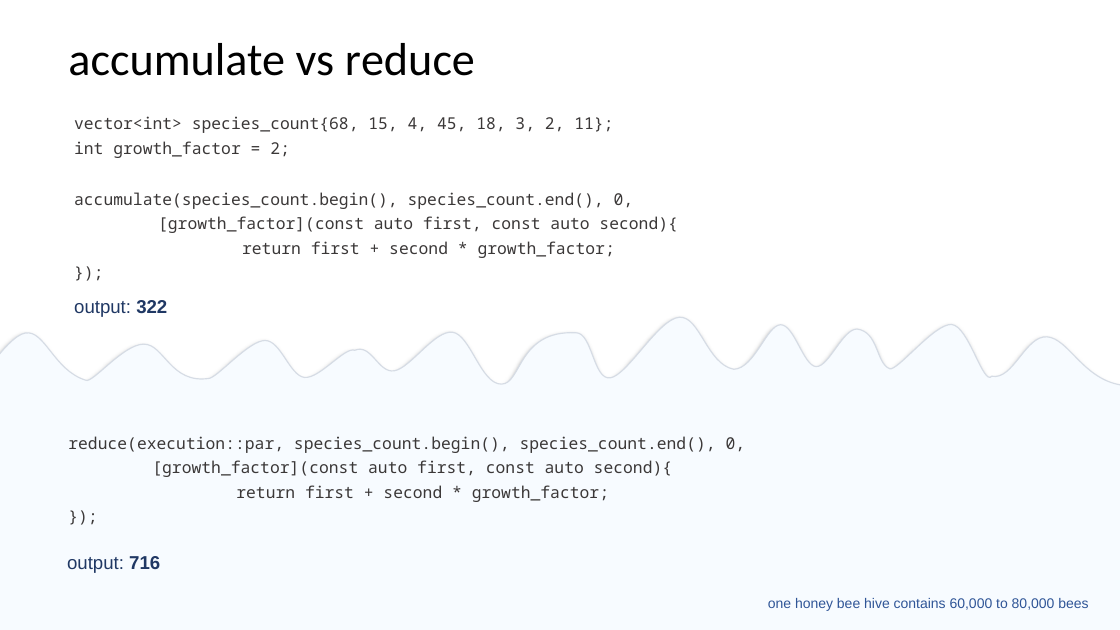
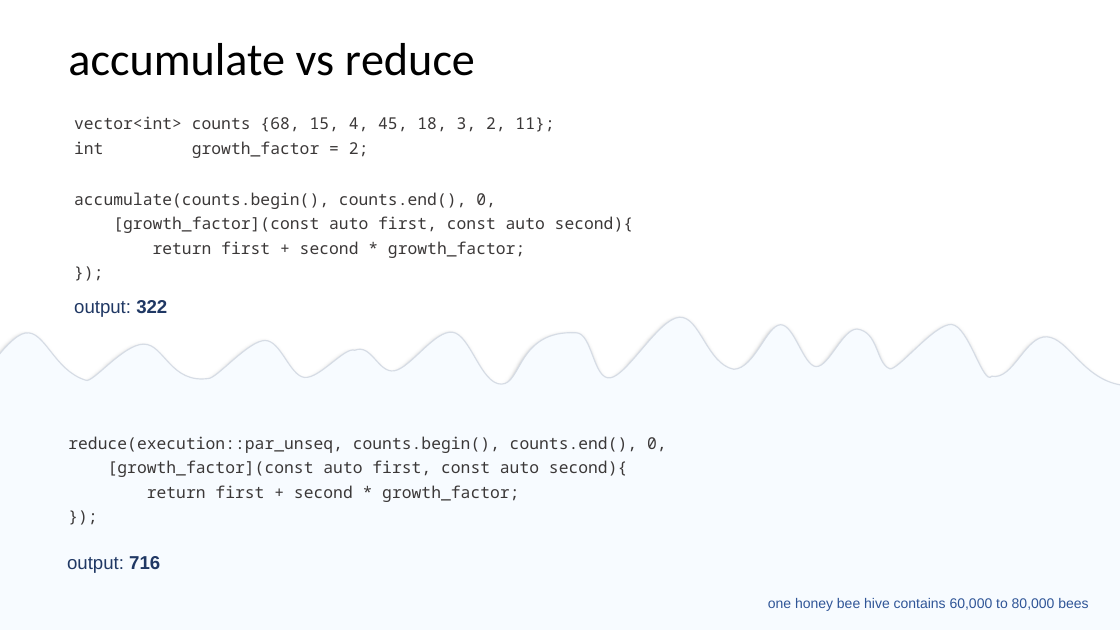
Before and after one commit to EmptySquareBubble/StoriesFromAParallelUniverse-, a slide deck: slide 12 of stories_from_a_paralel_universe.pptx. Drawn at 1120x630 pixels with LibreOffice and Linux fonts; fonts in the diff are those of the drawing. Boxes give left, top, right and bottom in pixels: in the first picture for what was removed or moved away, otherwise in the second. Text is boxed around its words. In the diff, an @@ line names an element or a change of style, - is before the commit and + after.

```diff
--- a/stories_from_a_paralel_universe.pptx
+++ b/stories_from_a_paralel_universe.pptx
@@ text at box(74, 116, 554, 132): text changed @@
-vector<int> species_count{68, 15, 4, 45, 18, 3, 2, 11};
+vector<int> counts {68, 15, 4, 45, 18, 3, 2, 11};
@@ text at box(74, 192, 496, 209): text changed @@
-accumulate(species_count.begin(), species_count.end(), 0,
+accumulate(counts.begin(), counts.end(), 0,
@@ text at box(68, 436, 667, 453): text changed @@
-reduce(execution::par, species_count.begin(), species_count.end(), 0,
+reduce(execution::par_unseq, counts.begin(), counts.end(), 0,
```
Also in this commit, not shown: 13 other slides changed, 4 slides added, 1 slide removed, 2 other files.
